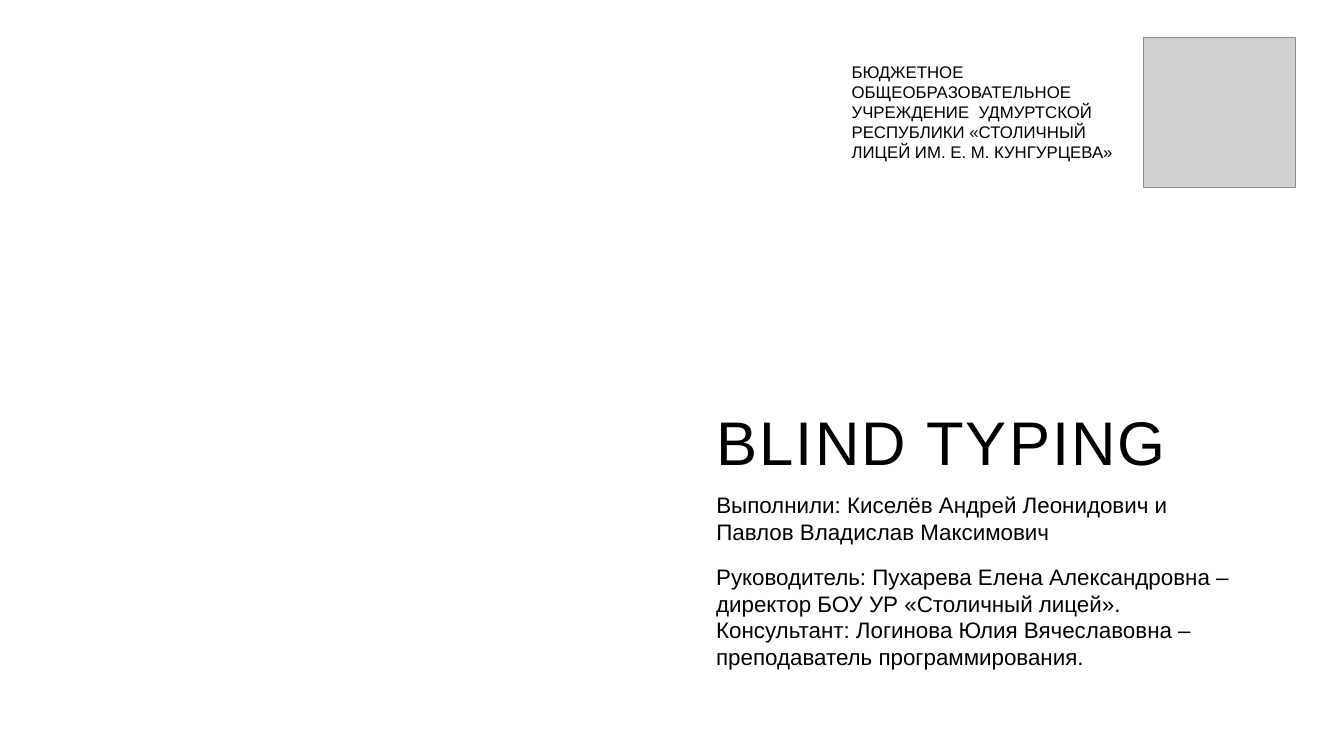
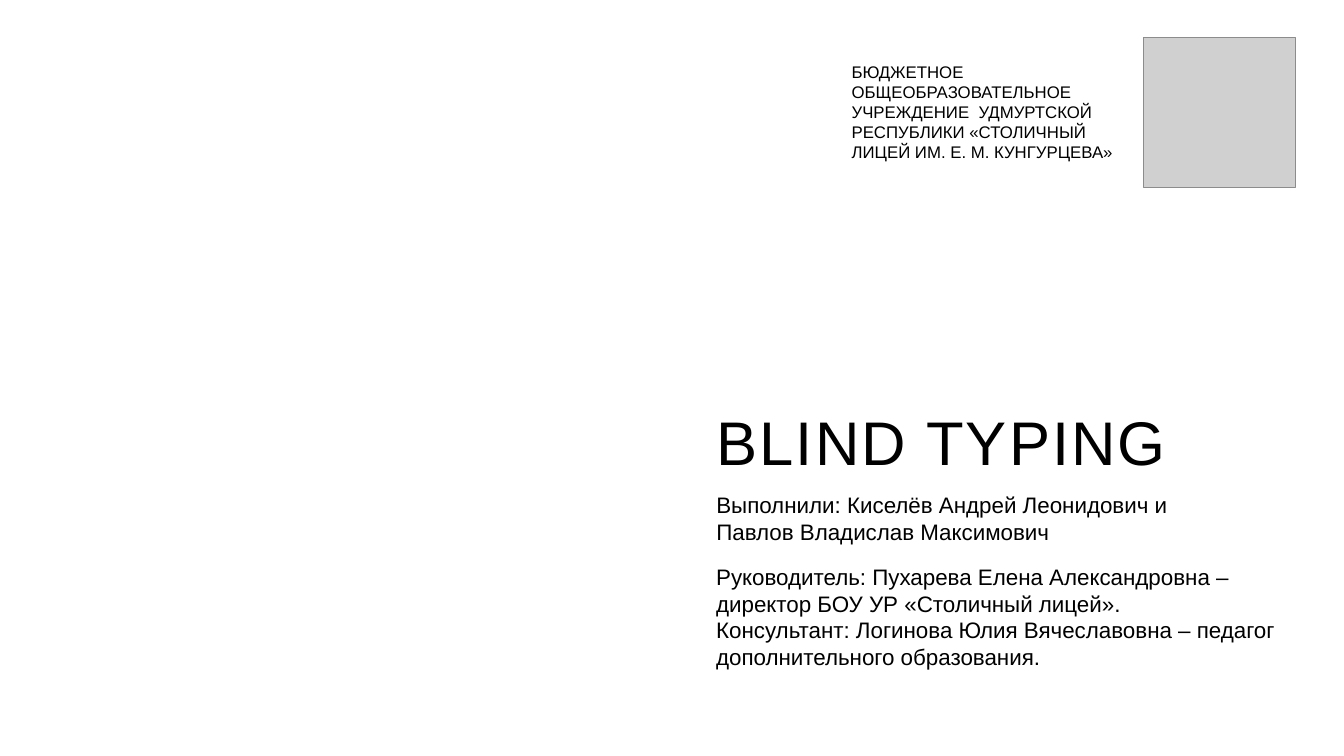
Before and after one commit to kblc9l/pythonProject, a slide deck: slide 1 of for_presentation_project/Blind Typing.pptx. Drawn at 1344x756 pixels with LibreOffice and Linux fonts; fonts in the diff are those of the drawing; grey boxes stand for pictures; background and template pictures are left out. Boxes give left, top, right and bottom in pixels: in the first picture for what was removed or moved away, otherwise in the second. Text is boxed around its words. In the diff, an @@ line names an element or a change of style, - is before the commit and + after.

```diff
--- a/for_presentation_project/Blind Typing.pptx
+++ b/for_presentation_project/Blind Typing.pptx
@@ text at (716,622,1275,670): text changed @@
-Консультант: Логинова Юлия Вячеславовна – преподаватель программирования.
+Консультант: Логинова Юлия Вячеславовна – педагог дополнительного образования.
```
Also in this commit, not shown: 6 other slides changed, 1 slide removed, 1 other file.
